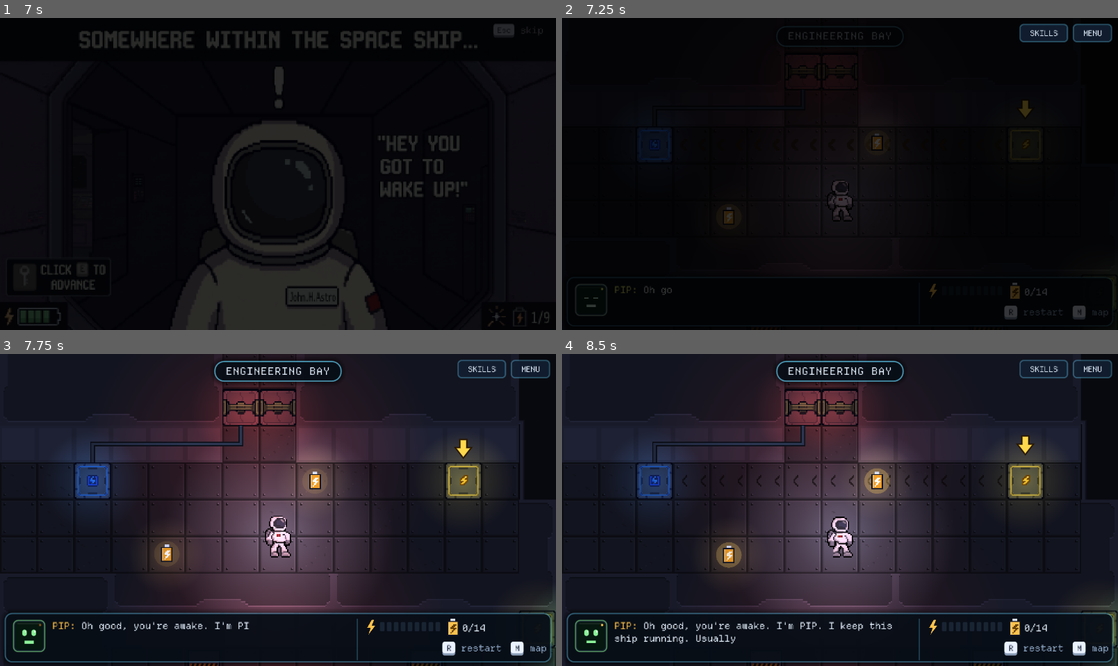
Above: before the commit, frames 1-4 (two rows, left to right).
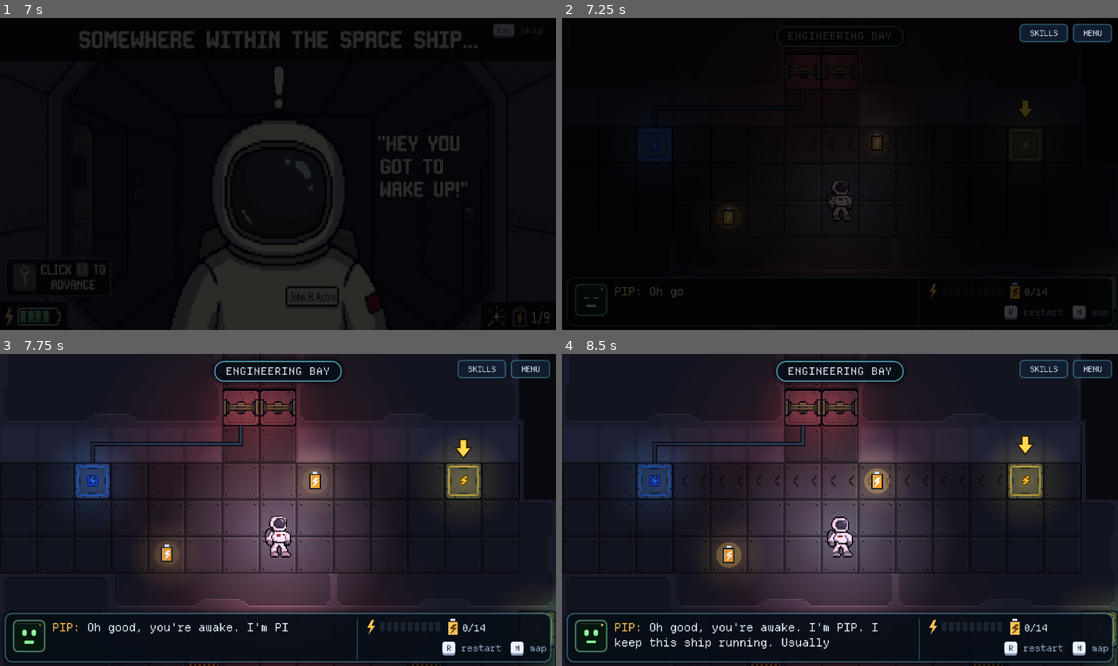
Above: after the commit, the same moments.

Repository: ReyanshS/space_rpg_vgd26
Game: Godot game, scene res://Scenes/title.tscn
Same seed, same stepped clock (60 frames per second), same inputs: the game is played once before the commit and once after it.
Inputs (mouse positions are in pixels of both pictures, inside the frame that each line leads up to):
- Up to frame 1 (7 s): click "START" at 0.5 s; tap Enter (ui_accept) at 1.25, 1.52, 2, 3.5, 4.52, 6.5 s; move the mouse to (400, 158) at 1.27 s; hold Right (ui_right) 1.28-2 s; tap H (hint) at 1.35, 5.85 s; click (400, 158) at 1.42 s; drag from (166, 189) to (250, 236) at 2.02 s; tap R (restart) at 2.75, 5 s; move the mouse to (333, 105) at 2.77 s; hold Right (ui_right) 2.78-3.5 s; tap T at 2.85 s; drag from (250, 236) to (111, 127) at 3.52 s; move the mouse to (444, 220) at 4.27 s; hold Left (ui_left) 4.28-5 s; tap Q at 4.35 s; drag from (111, 127) to (194, 96) at 5.02 s; move the mouse to (305, 174) at 5.77 s; hold Down (ui_down) 5.78-6.5 s; click (305, 174) at 5.92 s; drag from (194, 96) to (166, 189) at 6.52 s
- Up to frame 2 (7.25 s): no input
- Up to frame 3 (7.75 s): move the mouse to (400, 494) at 7.27 s; hold Up (ui_up) from 7.28 s (still down); tap Q at 7.35 s; tap Enter (ui_accept) at 7.52 s
- Up to frame 4 (8.5 s): release Up (ui_up) at 8 s; drag from (728, 525) to (812, 572) at 8.02 s

Frame 1 is identical in both runs. In frame 2, 0.1% of the frame differs, in the area x 9-22%, y 85-90%; in frame 3, 0.6%; in frame 4, 1.3%, in the area x 9-60%, y 85-95%.

Commit message:
made it funner to play

Diff:
--- a/Scripts/game_state.gd
+++ b/Scripts/game_state.gd
@@ -62,10 +62,12 @@
 ## own, they all use the theme's default font or ThemeDB.fallback_font, so
 ## changing those two changes all the text at once (apply_font). The fonts
 ## themselves: UIStyle.pixel_font() and UIStyle.dyslexic_font().
-## PIP's console text size for each font, so his lines fit in its two rows
-## (both fonts are wider than Godot's built-in one).
-const CONSOLE_SIZE_PIXEL := 8
-const CONSOLE_SIZE_DYSLEXIC := 8
+## PIP's console text size for each font: as big as it gets while every one of
+## his lines still fits in the console's two rows (measured Nov 2026: one size
+## bigger and OpenDyslexic pushes 34 lines onto a third row). If you change
+## them, change story_beat.gd's TOO LONG check to match.
+const CONSOLE_SIZE_PIXEL := 10
+const CONSOLE_SIZE_DYSLEXIC := 9
 const CONSOLE_SIZE_PLAIN := 9     # Godot's built-in font, if a font file is missing
 signal font_changed            # the switch was flipped (the HUD resizes PIP's text)
 var dyslexic_font := false
--- /dev/null
+++ b/Scripts/juice.gd
@@ -0,0 +1,133 @@
+# ---------------------------------------------------------------------------
+# juice.gd: "game feel" helpers. It's an autoload named "Juice".
+#
+# Juice is the small extra feedback that makes an action feel strong: the game
+# freezing for a split second when you get zapped, the camera shaking, the
+# astronaut squashing when his boots hit the hull, a battery popping when you
+# charge it. None of it changes the rules. These functions only change how
+# things LOOK (and sound) for a moment, so the game plays exactly the same
+# without them.
+#
+# Any script can call them by name:
+#   Juice.hitstop(0.1)                               freeze the game for 0.1 s
+#   Juice.shake(0.6, 0.4)                            shake the camera: strength 0..1, seconds
+#   Juice.punch_scale(node, Vector2(1.3, 0.7), 0.2)  squash a node, it springs back
+#   Juice.flash(sprite)                              flash a sprite white for a moment
+#   Juice.pitch()                                    a pitch near 1, a bit different each time
+#
+# Who calls it: level.gd when something happens (the zap, a room powering up,
+# a crate rolling, landing a drift...), power_cell.gd and pickup.gd when you
+# pick them up. player.gd keeps the astronaut's feet on the floor while he
+# squashes (squash()).
+# ---------------------------------------------------------------------------
+extends Node
+
+## Camera shake at full strength (1.0) moves the view this many pixels.
+const MAX_SHAKE := 6.0
+## How fast the shake wobbles: higher = more jittery.
+const SHAKE_SPEED := 40.0
+
+# The shake uses "trauma": a number from 0 (still) to 1 (shaken hard) that
+# drops back to 0 over time. The camera moves by trauma squared, so a strong
+# shake feels strong but fades out smoothly instead of stopping dead.
+var _trauma := 0.0
+var _trauma_fall := 1.0       # how much trauma goes away per second
+var _shake_t := 0.0
+var _noise := FastNoiseLite.new()   # smooth randomness, so the shake wobbles instead of jumping
+var _camera: Camera2D
+var _stop_id := 0             # hitstop: which freeze is the newest one
+var _stop_ends := 0           # ...and when it ends (Time.get_ticks_msec)
+
+
+func _ready() -> void:
+	_noise.noise_type = FastNoiseLite.TYPE_SIMPLEX
+	_noise.frequency = 0.4
+
+
+## Hitstop: the whole game stops for `duration` real seconds, then carries on.
+## A tiny freeze right at the moment of a hit makes it feel heavy. Fighting
+## games do it on every punch; here it's the zap and a room powering up.
+## Engine.time_scale = 0 stops everything that uses time: walking, the wire's
+## timer, tweens, animations. Sounds keep playing, so you hear the hit.
+func hitstop(duration: float) -> void:
+	if duration <= 0.0:
+		return
+	var ends := Time.get_ticks_msec() + int(duration * 1000.0)
+	if ends <= _stop_ends:
+		return                    # a longer freeze is already running
+	_stop_ends = ends
+	_stop_id += 1
+	var id := _stop_id
+	Engine.time_scale = 0.0
+	# This timer ignores time_scale (the last "true"), or it would wait forever.
+	await get_tree().create_timer(duration, true, false, true).timeout
+	if id == _stop_id:            # the newest freeze ends the slow-down
+		Engine.time_scale = 1.0
+
+
+## Shakes the camera. `intensity` 0..1 (1 = MAX_SHAKE pixels), dying away over
+## `duration` seconds. A weaker shake during a stronger one is ignored.
+func shake(intensity: float, duration: float) -> void:
+	intensity = clampf(intensity, 0.0, 1.0)
+	if intensity <= _trauma:
+		return
+	_trauma = intensity
+	_trauma_fall = intensity / maxf(duration, 0.01)
+
+
+## A quick squash and stretch: the node jumps to `scale_mult` times its size,
+## then springs back with a little overshoot. Vector2(1.3, 1.3) = a pop,
+## Vector2(1.3, 0.75) = squashed flat, Vector2(0.8, 1.25) = stretched tall.
+func punch_scale(node: Node2D, scale_mult: Vector2, duration := 0.2) -> void:
+	if not is_instance_valid(node):
+		return
+	# Remember its normal size the first time, so two punches in a row don't
+	# start from a half squashed size and leave it the wrong size.
+	var base: Vector2 = node.get_meta("juice_scale", node.scale)
+	node.set_meta("juice_scale", base)
+	if node.has_meta("juice_tween"):      # (get_meta with a null default would complain)
+		var old: Tween = node.get_meta("juice_tween")
+		if old and old.is_valid():
+			old.kill()                    # a punch still running: start again from the top
+	node.scale = base * scale_mult
+	var tw := node.create_tween()
+	tw.tween_property(node, "scale", base, duration).set_trans(Tween.TRANS_BACK).set_ease(Tween.EASE_OUT)
+	node.set_meta("juice_tween", tw)
+
+
+## Flashes a sprite white for `duration` seconds (0.08 = about 5 frames).
+## A modulate above 1 brightens every colour towards white.
+func flash(node: CanvasItem, duration := 0.08) -> void:
+	if not is_instance_valid(node):
+		return
+	var base: Color = node.get_meta("juice_modulate", node.modulate)
+	node.set_meta("juice_modulate", base)
+	node.modulate = Color(4.0, 4.0, 4.0, base.a)
+	node.create_tween().tween_property(node, "modulate", base, duration)
+
+
+## A pitch close to 1, different every time (0.92 to 1.08 by default). The same
+## sound played over and over at exactly the same pitch sounds robotic; tiny
+## changes make it sound natural.
+func pitch(spread := 0.08) -> float:
+	return randf_range(1.0 - spread, 1.0 + spread)
+
+
+# The shake moves the camera's `offset`, not its position: the level moves the
+# position every frame to follow you, and the offset is added on top.
+func _process(delta: float) -> void:
+	var cam := get_viewport().get_camera_2d()
+	if cam != _camera:
+		_camera = cam                 # a new scene: a new camera
+	if cam == null:
+		return
+	if _trauma <= 0.0:
+		if cam.offset != Vector2.ZERO:
+			cam.offset = Vector2.ZERO
+		return
+	_trauma = maxf(_trauma - _trauma_fall * delta, 0.0)
+	_shake_t += delta * SHAKE_SPEED
+	var amount := _trauma * _trauma
+	var wobble := Vector2(_noise.get_noise_2d(_shake_t, 0.0), _noise.get_noise_2d(0.0, _shake_t + 50.0))
+	# whole pixels only: half a pixel of movement makes pixel art shimmer
+	cam.offset = (wobble * 1.6 * MAX_SHAKE * amount).round()
--- a/Scripts/level.gd
+++ b/Scripts/level.gd
@@ -525,8 +525,6 @@
 var _dialogue_lock := false    # PIP is talking and the player has to read
 var _input_cooldown := 0.0     # ignore keys for a moment (so one E press doesn't do two things)
 var _cam_pos := Vector2.ZERO
-var _shake := 0.0
-var _shake_strength := 0.0
 var _sfx := {}
 var _music := {}               # "ship" / "space" -> AudioStreamPlayer
 var _music_tweens := {}
@@ -1070,6 +1068,7 @@
 	else:
 		_play("pickup")
 		p.collect()
+		player.squash(Vector2(0.88, 1.14), 0.16)
 		item_picked.emit(p.kind, room_index_at(center_of(c)))
 
 
@@ -1117,6 +1116,7 @@
 	_clamp_post.position = center_of(s)
 	_tile_root.add_child(_clamp_post)
 	_play("clank")
+	Juice.punch_scale(_clamp_post, Vector2(0.7, 1.35), 0.22)   # it springs up in the socket
 	if Game.first_time("clamp_placed"):
 		_pip_say(pip_clamp_placed)
 
@@ -1213,6 +1213,8 @@
 	k.cell = t
 	k.slide_to(center_of(t))
 	_play("push")
+	Juice.punch_scale(k, Vector2(1.12, 0.9), 0.14)   # shorter than SLIDE_TIME, so it's done before a crate sinks
+	player.squash(Vector2(1.1, 0.92), 0.12)
 	var r: Room = k.room
 	crate_pushed.emit(r.index if r else -1)
 	if Game.first_time("crate_push"):
@@ -1236,6 +1238,7 @@
 	_play("shock")
 	_sparks_at(center_of(t))
 	_shake_cam(0.15, 1.5)
+	Juice.hitstop(0.05)
 	hud.show_toast(popup_crate_grounded, 2.0)
 	var r: Room = k.room
 	crate_grounded.emit(r.index if r else -1)
@@ -2626,9 +2629,20 @@
 		_music[n] = p
 
 
-func _play(n: String) -> void:
+## Sounds you hear again and again get a slightly different pitch each time
+## (Juice.pitch), so they sound natural instead of like a recording on repeat.
+## Tunes (fanfare, power-up, the level's last chord) always play as written.
+const PITCH_VARIED := ["node", "bend", "clank", "push", "pickup", "grab", "puff", "door", "snap", "shock"]
+
+
+## Plays sound `n`. `pitch` > 0 plays it at that pitch instead.
+func _play(n: String, pitch := 0.0) -> void:
 	var p: AudioStreamPlayer = _sfx.get(n)
 	if p and p.stream:
+		if pitch > 0.0:
+			p.pitch_scale = pitch
+		elif n in PITCH_VARIED:
+			p.pitch_scale = Juice.pitch()
 		p.play()
 
 
@@ -3116,6 +3130,7 @@
 		_set_paused_node(c)                           # back on a node: it holds the timer again
 		_node_hold_left = _node_hold()
 	_play("clank")
+	player.squash(Vector2(1.2, 0.82), 0.18)          # a bump as the wire stops pulling
 
 
 ## Charge any power cell you're touching, but only with the live wire in hand.
@@ -3133,7 +3148,8 @@
 			_time_left = minf(_time_left + _cell_bonus(), _max_time())
 			hud.pulse_timer()
 			_cells_pending.append(c)
-			_play("pickup")
+			# each cell on the same try sounds a little higher: a rising "combo"
+			_play("pickup", 1.0 + 0.07 * (_cells_pending.size() - 1))
 			hud.set_cells(_cells_banked + _cells_pending.size(), _cells.size(), true)
 			if Game.first_time("cell_charged"):
 				hud.show_toast(popup_cell_bonus.format({"bonus": int(_cell_bonus())}), 2.5)
@@ -3158,6 +3174,7 @@
 			_set_paused_node(c)
 			_node_hold_left = _node_hold()    # it holds the timer for a moment
 			_play("node")
+			player.squash(Vector2(0.9, 1.12), 0.15)
 			hud.pulse_timer()
 		"goal":
 			_solve(_wire_room)
@@ -3212,6 +3229,8 @@
 
 func player_drift_begin(dir: Vector2) -> void:
 	_play("puff")
+	# stretched out along the way he pushes off
+	player.squash(Vector2(1.25, 0.8) if absf(dir.x) > 0.5 else Vector2(0.8, 1.25), 0.25)
 	var puff := Wire.make_sparks(Color(0.85, 0.92, 1.0), 12, 0.45)   # suit thruster puff
 	puff.one_shot = true
 	puff.explosiveness = 0.9
@@ -3228,6 +3247,8 @@
 func player_drift_end() -> void:
 	_play("clank")                        # mag boots grab the hull
 	_shake_cam(0.08, 1.0)
+	player.squash(Vector2(1.3, 0.72), 0.2)
+	_dust_at(player.position)
 
 
 ## The player pushed towards open space but can't go. Show why.
@@ -3349,6 +3370,7 @@
 	_time_left = _wire_time()     # the timer starts right away on the START pad
 	_tick_accum = 0.0
 	_play("grab")
+	player.squash(Vector2(1.15, 0.87), 0.16)
 	_set_hum(true)
 	_tile_hit(r.start)
 	_show_shared_pads(r)
@@ -3432,6 +3454,8 @@
 	hud.set_timer(false, 0.0, 0.0)
 	_play("powerup")
 	_shake_cam(0.2, 1.5)
+	Juice.hitstop(0.07)                       # a beat of stillness: you did it
+	player.squash(Vector2(0.85, 1.18), 0.25)  # ...and he stands up tall
 	var w := _wire
 	_wire = null
 	w.finish()
@@ -3515,9 +3539,12 @@
 	var saves := int(SkillManager.bonus("boots"))
 	if r != null and int(_boots_used.get(r, 0)) < saves and can_hop and _last_safe.is_finite():
 		_boots_used[r] = int(_boots_used.get(r, 0)) + 1
+		_sparks_at(player.position + Vector2(0, -4))     # sparks where the zap hit
 		player.position = _last_safe
 		_play("shock")
 		_shake_cam(0.2, 2.0)
+		Juice.hitstop(0.05)
+		player.flash()
 		hud.flash(Color(0.75, 0.95, 1.0), 0.3)
 		hud.show_toast(popup_boots, 2.0)
 		return
@@ -3579,6 +3606,7 @@
 	_play("fanfare")
 	hud.flash(Color(1.0, 0.95, 0.7), 0.5)
 	_shake_cam(0.4, 2.5)
+	Juice.hitstop(0.1)
 	hud.show_toast(popup_all_online, 2.5)
 	await get_tree().create_timer(0.8).timeout
 	if not is_inside_tree(): return
@@ -3704,6 +3732,22 @@
 	get_tree().create_timer(1.0).timeout.connect(s.queue_free)
 
 
+## A puff of grey dust at your feet (landing a drift on the hull).
+func _dust_at(pos: Vector2) -> void:
+	var d := Wire.make_sparks(Color(0.78, 0.82, 0.9, 0.8), 10, 0.35)
+	d.one_shot = true
+	d.explosiveness = 1.0
+	d.gravity = Vector2.ZERO
+	d.spread = 70.0
+	d.initial_velocity_min = 15.0
+	d.initial_velocity_max = 40.0
+	d.position = pos
+	d.z_index = 1
+	_wire_root.add_child(d)
+	d.emitting = true
+	get_tree().create_timer(1.0).timeout.connect(d.queue_free)
+
+
 ## Little lights along every edge of a hull section, switching on in a wave that
 ## starts at its relay (GOAL). They stay on: the outside of the ship is lit too.
 func _hull_running_lights(r: Room) -> void:
@@ -3755,6 +3799,9 @@
 		"shock":
 			_play("shock")
 			player.play_shock()
+			player.flash()
+			_sparks_at(player.position + Vector2(0, -8))
+			Juice.hitstop(0.12)           # the heaviest hit in the game: freeze for a moment
 			hud.flash(Color(0.75, 0.95, 1.0), 0.85)
 			_shake_cam(0.5, 4.0)
 			hud.show_toast(popup_zap)
@@ -3765,6 +3812,7 @@
 			if not is_inside_tree(): return
 		"timeout":
 			_play("snap")
+			_sparks_at(player.hand_position())     # the wire burns out in your hands
 			hud.flash(Color(1.0, 0.45, 0.15), 0.45)
 			_shake_cam(0.25, 2.0)
 			hud.show_toast(popup_overload)
@@ -3779,6 +3827,8 @@
 			# PIP's shutdown pulse (rogue_pip.gd) reached the wire
 			_play("pulse")
 			_play("snap")
+			_sparks_at(player.hand_position())
+			Juice.hitstop(0.06)
 			hud.flash(Color(1.0, 0.25, 0.2), 0.6)
 			_shake_cam(0.45, 3.5)
 			hud.show_toast(popup_pip_cut)
@@ -4280,9 +4330,11 @@
 
 # ===================================================================== camera
 
+## Shake the camera for `duration` seconds, at most `strength` pixels.
+## The shaking itself is done by Juice.shake (juice.gd): it takes a strength
+## from 0 to 1 and moves the view by that squared, so this works it backwards.
 func _shake_cam(duration: float, strength: float) -> void:
-	_shake = duration
-	_shake_strength = strength
+	Juice.shake(sqrt(strength / Juice.MAX_SHAKE), duration)
 
 
 ## Follows the player but never shows outside the current area (all the stages
@@ -4317,8 +4369,4 @@
 	else:
 		# Move part of the way each frame = a smooth "easing" camera.
 		_cam_pos = _cam_pos.lerp(target, 1.0 - exp(-delta * 7.0))
-	var shake := Vector2.ZERO
-	if _shake > 0.0:
-		_shake -= delta
-		shake = Vector2(randf_range(-1.0, 1.0), randf_range(-1.0, 1.0)) * _shake_strength
-	camera.position = (_cam_pos + below + shake).round()
+	camera.position = (_cam_pos + below).round()     # (Juice adds the shake on top, as camera.offset)
--- a/Scripts/pickup.gd
+++ b/Scripts/pickup.gd
@@ -72,8 +72,9 @@
 	draw_rect(Rect2(-7, -21, 14, 1), Color(0.95, 0.85, 1.0, pulse))
 
 
-## Picked up: it jumps up, fades and is gone.
+## Picked up: it jumps up with a pop (Juice), fades and is gone.
 func collect() -> void:
+	Juice.punch_scale(self, Vector2(1.45, 1.45), 0.3)
 	var tw := create_tween().set_parallel(true)
 	tw.tween_property(self, "position:y", position.y - 18.0, 0.35).set_trans(Tween.TRANS_BACK).set_ease(Tween.EASE_OUT)
 	tw.tween_property(self, "modulate:a", 0.0, 0.35)
--- a/Scripts/player.gd
+++ b/Scripts/player.gd
@@ -58,6 +58,7 @@
 var _lamp: PointLight2D       # helmet lamp, only on in rooms with no power
 var _lamp_tween: Tween
 var _hand_light: PointLight2D # yellow glow from the live wire in his hands
+var _sprite_y := 0.0          # the sprite's height above his feet (set in _ready)
 
 # @onready = fill this in once the scene is loaded. $AnimatedSprite2D is
 # shorthand for get_node("AnimatedSprite2D").
@@ -67,6 +68,7 @@
 func _ready() -> void:
 	add_to_group("player")    # the tutorial finds the player with get_first_node_in_group("player")
 	sprite.play(_first_existing(["idle_down", "idle"]))
+	_sprite_y = sprite.position.y
 	_lamp = LightFX.make(Color(0.8, 0.9, 1.0), 100.0, LAMP_ENERGY)
 	_lamp.position = Vector2(0, -18)          # at the helmet
 	add_child(_lamp)
@@ -136,6 +138,17 @@
 
 func play_burnt() -> void:
 	_anim_override = "burnt"
+
+
+## Squash and stretch (juice.gd), e.g. Vector2(1.3, 0.7) when his boots hit the
+## hull. It only changes the picture: his feet, the wire and the rules don't move.
+func squash(mult: Vector2, duration := 0.18) -> void:
+	Juice.punch_scale(sprite, mult, duration)
+
+
+## Flash white for a moment (the zap).
+func flash() -> void:
+	Juice.flash(sprite)
 
 
 ## Where the wire attaches: his hands, a bit above his feet.
@@ -300,6 +313,9 @@
 	sprite.speed_scale = 1.0
 	# floating in zero-G: tilt gently from side to side
 	sprite.rotation = sin(_drift_t * 5.0) * 0.14 if state == State.DRIFT else 0.0
+	# A sprite grows and shrinks round its middle. Move it with its height, so
+	# when it squashes it squashes down onto his feet instead of floating up.
+	sprite.position.y = _sprite_y * sprite.scale.y
 	if sprite.animation != anim or not sprite.is_playing():
 		sprite.play(anim)
 
--- a/Scripts/power_cell.gd
+++ b/Scripts/power_cell.gd
@@ -19,7 +19,10 @@
 var collected := false
 var _t := 0.0
 var _float_text := 0.0      # > 0 while the "+2s" floats up
+var _pop := 0.0             # > 0 while the battery pops up and vanishes (just charged)
 var _label := "+1"
+
+const POP_TIME := 0.3
 var _light: PointLight2D
 
 
@@ -33,6 +36,7 @@
 
 func _process(delta: float) -> void:
 	_t += delta
+	_pop = maxf(0.0, _pop - delta / POP_TIME)
 	if _float_text > 0.0:
 		# (stops at exactly 0, and the redraw at 0 wipes the last faint label)
 		_float_text = maxf(0.0, _float_text - delta)
@@ -63,6 +67,14 @@
 		# full: an amber battery whose bolt glows white-hot now and then
 		var bolt := Color(1.0, 0.95, 0.75).lerp(Color.WHITE, 0.5 + 0.5 * sin(_t * 5.0))
 		draw_battery(self, Vector2(-5, -9 + bob), Color(0.95, 0.62, 0.15), bolt)
+	elif _pop > 0.0:
+		# just charged: the battery jumps up, swells, then shrinks away to nothing
+		var k := 1.0 - _pop                       # goes 0 -> 1 during the pop
+		var up := roundf(-12.0 * (1.0 - (1.0 - k) * (1.0 - k)))   # fast at first, then slows
+		var s := lerpf(1.0, 1.45, k / 0.3) if k < 0.3 else lerpf(1.45, 0.0, (k - 0.3) / 0.7)
+		draw_set_transform(Vector2(0, up - 2), 0.0, Vector2(s, s))
+		draw_battery(self, Vector2(-5, -7), Color(1.0, 0.8, 0.3), Color.WHITE)
+		draw_set_transform(Vector2.ZERO)
 	if _float_text > 0.0:
 		var a := clampf(_float_text / 0.3, 0.0, 1.0)
 		var y := -14.0 - (0.9 - _float_text) * 26.0
@@ -75,6 +87,7 @@
 	collected = true
 	_label = label
 	_float_text = 0.9
+	_pop = 1.0
 	var p := Wire.make_sparks(Color(1.0, 0.9, 0.35), 18, 0.5)
 	p.one_shot = true
 	p.explosiveness = 1.0
@@ -88,7 +101,9 @@
 func restore() -> void:
 	collected = false
 	_float_text = 0.0
+	_pop = 0.0
 	modulate.a = 0.0
 	create_tween().tween_property(self, "modulate:a", 1.0, 0.4)
+	Juice.punch_scale(self, Vector2(1.3, 1.3), 0.3)     # it pops back into place
 	_light.energy = 0.5
 	queue_redraw()
--- a/Scripts/story_beat.gd
+++ b/Scripts/story_beat.gd
@@ -61,14 +61,19 @@
 # The TOO LONG check measures with both of the game's fonts, at the console
 # size each one gets (game_state.gd CONSOLE_SIZE_PIXEL / CONSOLE_SIZE_DYSLEXIC):
 # the pixel font and OpenDyslexic (the DYSLEXIA FONT switch).
-const CONSOLE_SIZE := 8           # PIP's text size with either font
+const CONSOLE_SIZE_PIXEL := 10     # PIP's text size in each font (same as game_state.gd)
+const CONSOLE_SIZE_DYSLEXIC := 9
 const CONSOLE_WIDTH := 254.0      # pixels of text per row in PIP's console (hud.tscn)
+## Story text can say {cells}, {o2_bonus} or {o2_per_cell} (Game.story_values).
+## The check measures the line with the longest numbers those can become.
+const LONGEST_VALUES := {"cells": 20, "o2_bonus": 100, "o2_per_cell": 5}
 
 
 ## Editor only: too long for two rows in either font?
 func _too_long(line: String) -> bool:
-	for font in [UIStyle.pixel_font(), UIStyle.dyslexic_font()]:
-		if font != null and _rows(line, font, CONSOLE_SIZE) > 2:
+	line = line.format(LONGEST_VALUES)
+	for pair in [[UIStyle.pixel_font(), CONSOLE_SIZE_PIXEL], [UIStyle.dyslexic_font(), CONSOLE_SIZE_DYSLEXIC]]:
+		if pair[0] != null and _rows(line, pair[0], pair[1]) > 2:
 			return true
 	return false
 
--- a/project.godot
+++ b/project.godot
@@ -19,6 +19,7 @@
 
 SkillManager="*res://Scripts/skill_manager.gd"
 Game="*res://Scripts/game_state.gd"
+Juice="*res://Scripts/juice.gd"
 
 [display]
 
Not shown, added: Scripts/juice.gd.uid
Not shown, changed: CLAUDE.md
